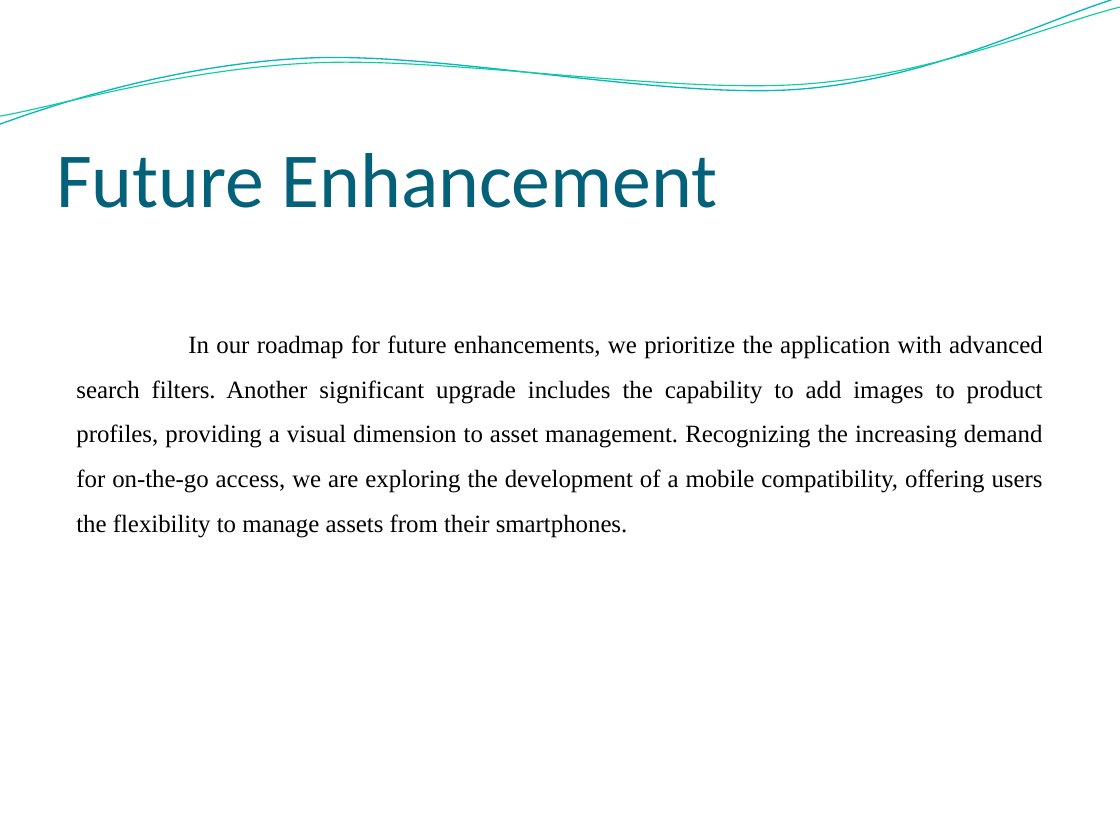
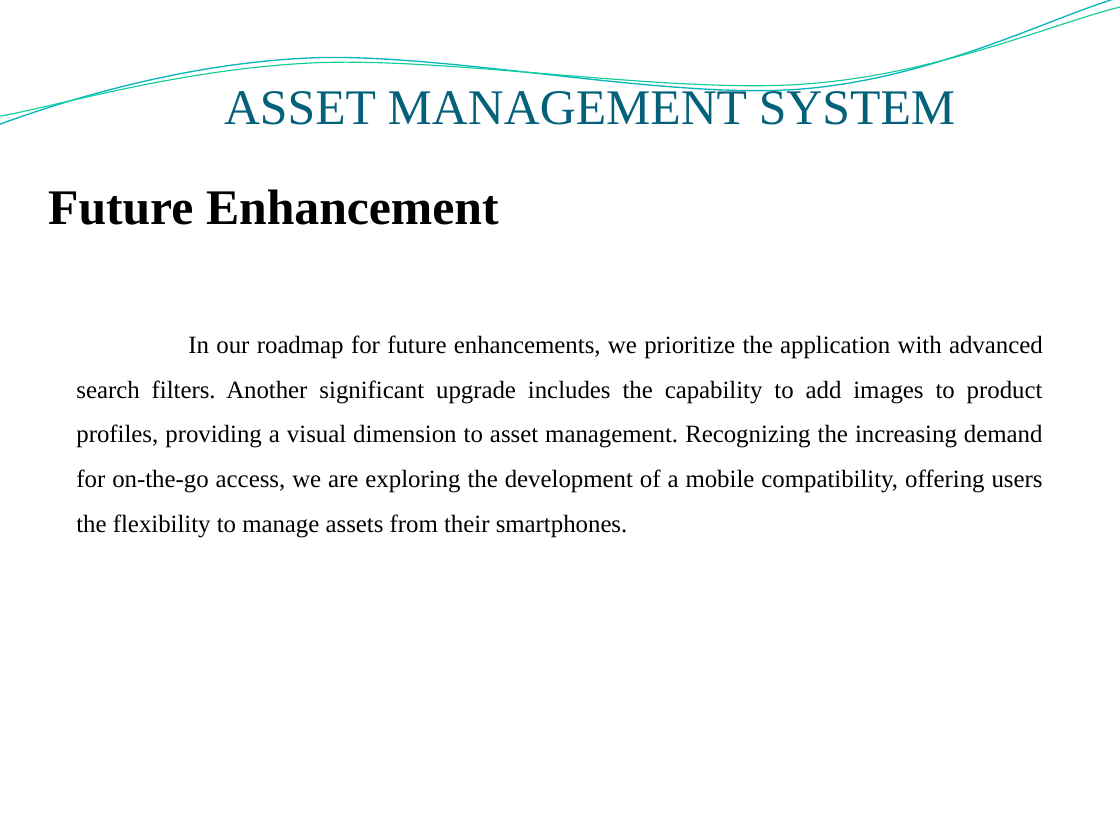
Before and after one commit to surya0811/Assetmanagement1, a slide deck: slide 20 of reports/ppt final.pptx. Drawn at 1120x840 pixels with LibreOffice and Linux fonts; fonts in the diff are those of the drawing; background and template pictures are left out. Boxes give left, top, right and bottom in pixels: in the first picture for what was removed or moved away, otherwise in the second. Text is boxed around its words. In the diff, an @@ line names an element or a change of style, - is before the commit and + after.

```diff
--- a/reports/ppt final.pptx
+++ b/reports/ppt final.pptx
@@ text added at (224,85,955,125), 32 pt, text #04617A @@
+ASSET MANAGEMENT SYSTEM
@@ title "Future Enhancement": place and size @@
-title "Future Enhancement" at (56,153,718,208)
+title "Future Enhancement" at (48,189,499,225)
@@ title "Future Enhancement" at (48,189,499,225): size 50 to 32 pt, font Calibri to Times New Roman, text colour #04617A to #000000, bold on @@
```
Also in this commit, not shown: 2 other slides changed, 2 slides added, 2 slides removed.
